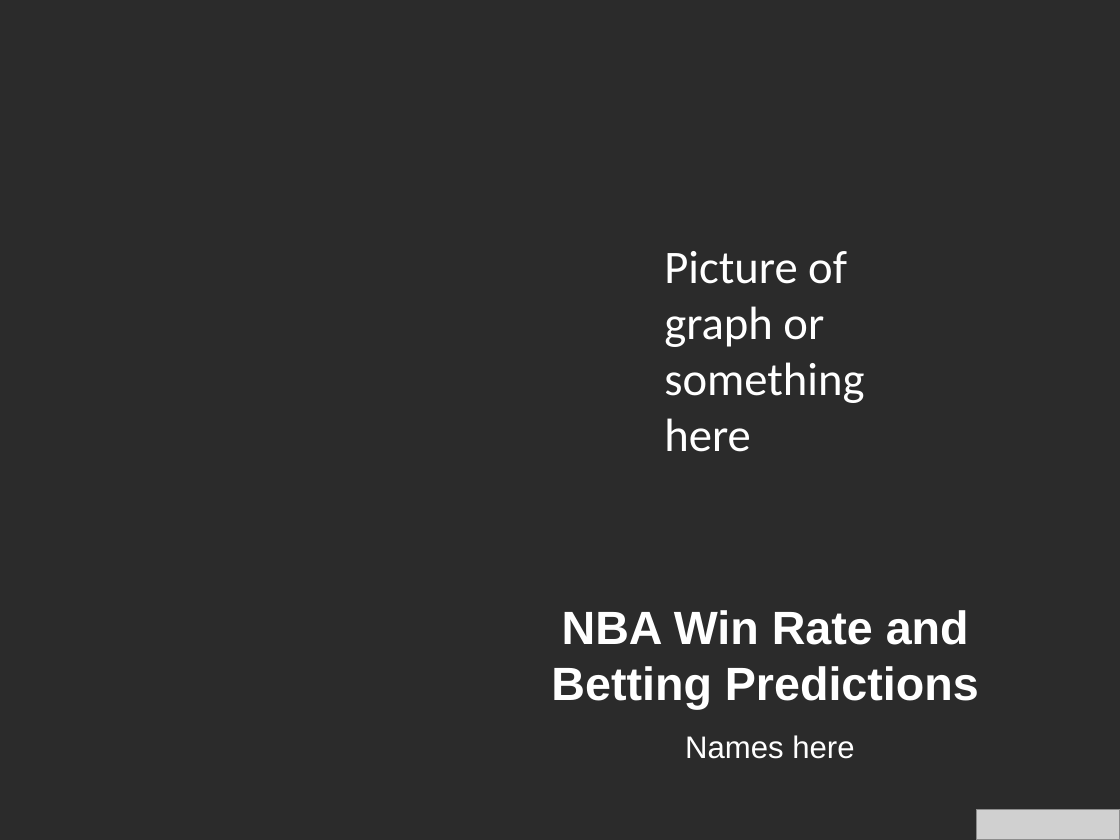
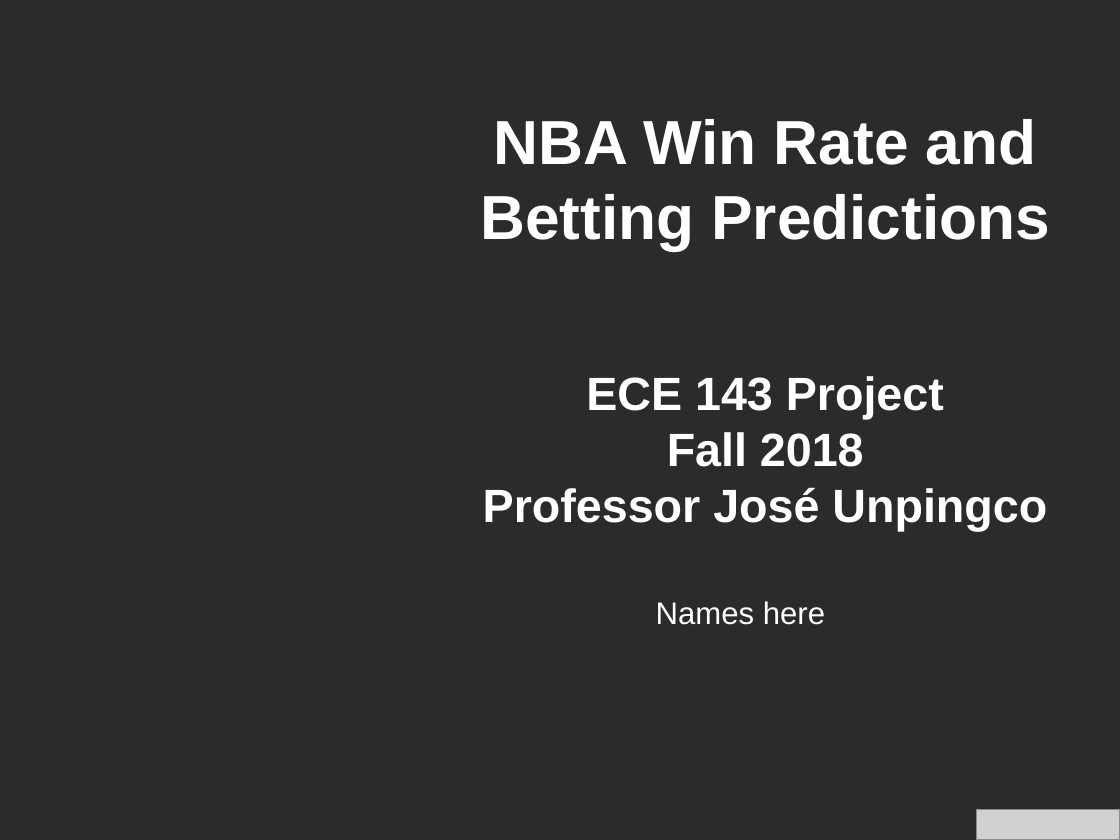
Before and after one commit to ickletsmulet/ECE-143-Group-19, a slide deck: slide 1 of Presentation.pptx. Drawn at 1120x840 pixels with LibreOffice and Linux fonts; fonts in the diff are those of the drawing; grey boxes stand for pictures; background and template pictures are left out; a plain dark background stands for a picture behind light text. Boxes give left, top, right and bottom in pixels: in the first picture for what was removed or moved away, otherwise in the second. Text is boxed around its words. In the diff, an @@ line names an element or a change of style, - is before the commit and + after.

```diff
--- a/Presentation.pptx
+++ b/Presentation.pptx
@@ title at bbox=[480, 119, 1050, 531]: text changed @@
-NBA Win Rate and
-Betting Predictions
+NBA Win Rate and
+Betting Predictions
+ECE 143 Project
+Fall 2018
+Professor José Unpingco
@@ text removed at bbox=[664, 251, 864, 452] @@
-Picture of graph or something here
@@ subtitle "Names here": place and size @@
-subtitle "Names here" at bbox=[685, 735, 854, 759]
+subtitle "Names here" at bbox=[656, 601, 825, 625]
```
Also in this commit, not shown: 6 slides added, 3 slides removed, 7 other files.
